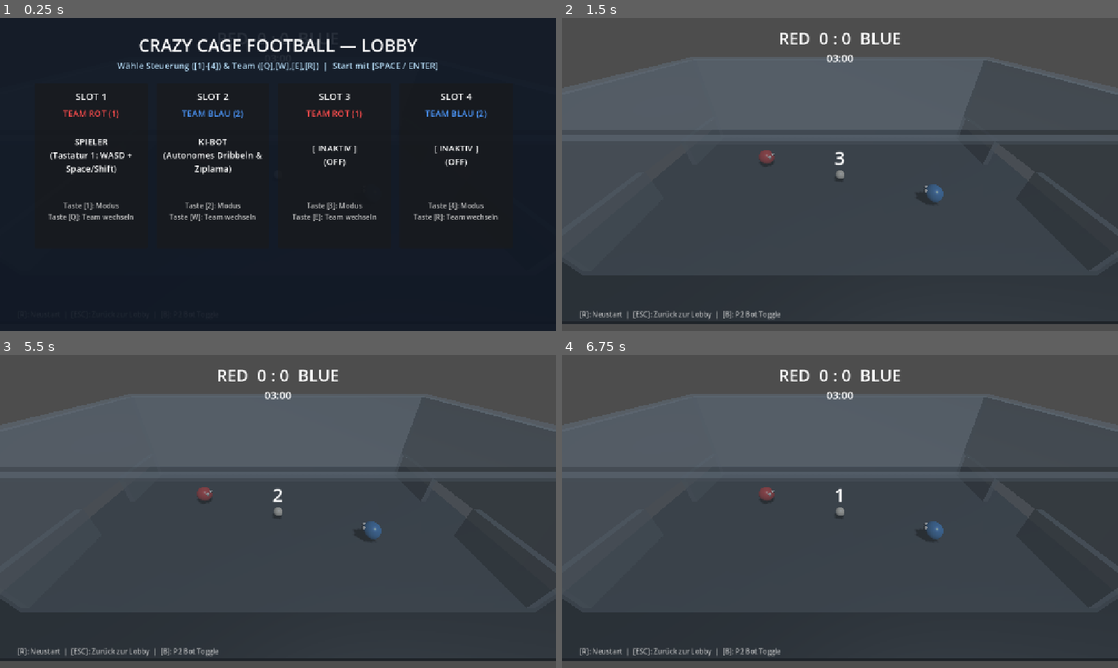
Above: before the commit, frames 1-4 (two rows, left to right).
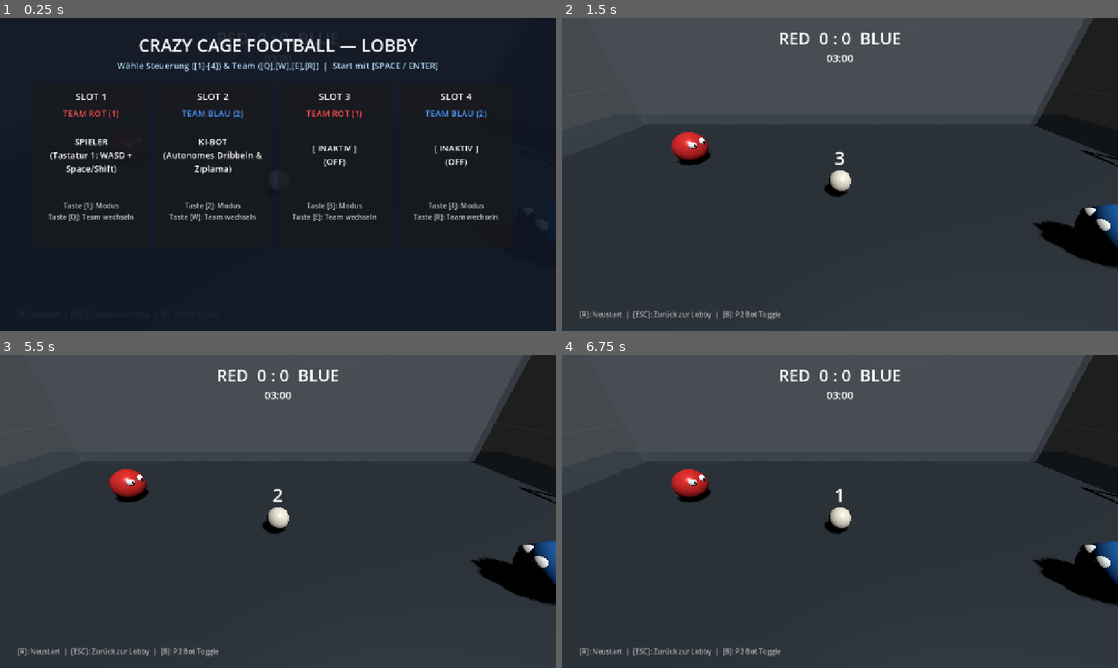
Above: after the commit, the same moments.

Repository: RobinNunkesser/gd-godot-crazy-cage-football
Game: Godot game, scene res://scenes/main.tscn
Two runs of this game, one before a commit and one after it. Both use one fixed random seed, a clock stepped at 60 frames per second and the inputs below.
Inputs:
- Up to frame 1 (0.25 s): no input
- Up to frame 2 (1.5 s): tap Enter (p2_jump) at 0.5 s; hold D (p1_right) 0.53-1.28 s; tap Shift (p1_boost) at 0.6 s; tap Space (p1_jump) at 0.77 s; tap R (restart) at 1.25 s; hold S (p1_down) from 1.28 s (still down); tap Down (p2_down) at 1.35 s
- Up to frame 3 (5.5 s): tap Space (p1_jump) at 1.52, 3.02, 3.77, 4.52 s; tap R (restart) every 0.75 s from 2 to 4.25 s; release S (p1_down) at 2.03 s; hold D (p1_right) 2.03-2.78 s; hold Left (p2_left) 2.03-2.78 s; hold W (p1_up) 2.78-3.53 s; tap Right (p2_right) at 2.85 s; hold Up (p2_up) 3.53-4.28 s; hold A (p1_left) 3.53-5.03 s; tap 1 at 4.35 s; hold S (p1_down) from 5.03 s (still down); tap 2 at 5.1 s
- Up to frame 4 (6.75 s): release S (p1_down) at 5.78 s; hold D (p1_right) 5.78-6.53 s; tap 3 at 5.85 s; tap Space (p1_jump) at 6.02 s; hold W (p1_up) from 6.53 s (still down); tap 4 at 6.6 s

The runs differ from the first frame. In frame 2, 23% of the frame differs, in the area x 0-100%, y 0-100%; in frame 3, 23%; in frame 4, 23%.

Commit message:
fix(cage-football): camera inside cage, goal net enclosures, and seamless post-goal restart

Diff:
--- a/scenes/main.gd
+++ b/scenes/main.gd
@@ -76,7 +76,7 @@
 
 	var floor_col = CollisionShape3D.new()
 	var floor_box = BoxMesh.new()
-	floor_box.size = Vector3(CageConfig.CAGE_WIDTH_X + 4.0, 0.4, CageConfig.CAGE_DEPTH_Z + 4.0)
+	floor_box.size = Vector3(CageConfig.CAGE_WIDTH_X + CageConfig.GOAL_DEPTH * 2.0 + 4.0, 0.4, CageConfig.CAGE_DEPTH_Z + 4.0)
 	floor_col.shape = BoxShape3D.new()
 	floor_col.shape.size = floor_box.size
 	floor_body.add_child(floor_col)
@@ -145,7 +145,7 @@
 	camera.current = true
 	add_child(camera)
 
-func _build_wall(pos: Vector3, size: Vector3, wall_name: String) -> void:
+func _build_wall(pos: Vector3, size: Vector3, wall_name: String, custom_color: Color = Color(0.4, 0.45, 0.5, 0.6)) -> void:
 	var body = StaticBody3D.new()
 	body.name = wall_name
 	body.position = pos
@@ -161,7 +161,7 @@
 	box.size = size
 	mesh_inst.mesh = box
 	var mat = StandardMaterial3D.new()
-	mat.albedo_color = Color(0.4, 0.45, 0.5, 0.6)
+	mat.albedo_color = custom_color
 	mat.transparency = BaseMaterial3D.TRANSPARENCY_ALPHA
 	mat.roughness = 0.3
 	mesh_inst.material_override = mat
@@ -179,15 +179,33 @@
 	_build_wall(Vector3(x_pos, CageConfig.GOAL_HEIGHT * 0.5, z_offset), Vector3(CageConfig.WALL_THICKNESS, CageConfig.GOAL_HEIGHT, wing_z), wall_name + "_WingSouth")
 
 func _build_goal(side: int, scoring_team: int) -> void:
-	var x_pos = side * (CageConfig.CAGE_WIDTH_X * 0.5 + CageConfig.GOAL_DEPTH * 0.5)
-
+	var goal_center_x = side * (CageConfig.CAGE_WIDTH_X * 0.5 + CageConfig.GOAL_DEPTH * 0.5)
+	var goal_back_x = side * (CageConfig.CAGE_WIDTH_X * 0.5 + CageConfig.GOAL_DEPTH + CageConfig.WALL_THICKNESS * 0.5)
+	var prefix = "LeftGoal" if side < 0 else "RightGoal"
+	var net_color = Color(0.2, 0.45, 0.85, 0.5) if side < 0 else Color(0.85, 0.25, 0.2, 0.5)
+
+	# 1. Solide Rückwand des Tors (StaticBody3D verhindert Herausfallen!)
+	_build_wall(Vector3(goal_back_x, CageConfig.GOAL_HEIGHT * 0.5, 0), Vector3(CageConfig.WALL_THICKNESS, CageConfig.GOAL_HEIGHT, CageConfig.GOAL_WIDTH + CageConfig.WALL_THICKNESS * 2.0), prefix + "_BackNet", net_color)
+
+	# 2. Solide Seitenwände des Tors (Nord & Süd)
+	var z_offset = (CageConfig.GOAL_WIDTH + CageConfig.WALL_THICKNESS) * 0.5
+	_build_wall(Vector3(goal_center_x, CageConfig.GOAL_HEIGHT * 0.5, -z_offset), Vector3(CageConfig.GOAL_DEPTH, CageConfig.GOAL_HEIGHT, CageConfig.WALL_THICKNESS), prefix + "_SideNetNorth", net_color)
+	_build_wall(Vector3(goal_center_x, CageConfig.GOAL_HEIGHT * 0.5, z_offset), Vector3(CageConfig.GOAL_DEPTH, CageConfig.GOAL_HEIGHT, CageConfig.WALL_THICKNESS), prefix + "_SideNetSouth", net_color)
+
+	# 3. Solides Tordach
+	_build_wall(Vector3(goal_center_x, CageConfig.GOAL_HEIGHT + CageConfig.WALL_THICKNESS * 0.5, 0), Vector3(CageConfig.GOAL_DEPTH, CageConfig.WALL_THICKNESS, CageConfig.GOAL_WIDTH + CageConfig.WALL_THICKNESS * 2.0), prefix + "_RoofNet", net_color)
+
+	# 4. Optische Torpfosten & Querlatte
+	_build_goal_posts(side)
+
+	# 5. Torbereich Trigger Area
 	var area = Area3D.new()
 	area.name = "GoalArea_Team%d" % scoring_team
-	area.position = Vector3(x_pos, CageConfig.GOAL_HEIGHT * 0.5, 0)
+	area.position = Vector3(goal_center_x, CageConfig.GOAL_HEIGHT * 0.5, 0)
 
 	var col = CollisionShape3D.new()
 	var shape = BoxShape3D.new()
-	shape.size = Vector3(CageConfig.GOAL_DEPTH, CageConfig.GOAL_HEIGHT, CageConfig.GOAL_WIDTH)
+	shape.size = Vector3(CageConfig.GOAL_DEPTH * 0.9, CageConfig.GOAL_HEIGHT * 0.9, CageConfig.GOAL_WIDTH * 0.9)
 	col.shape = shape
 	area.add_child(col)
 
@@ -198,6 +216,49 @@
 			state_manager.trigger_goal(scoring_team)
 	)
 	add_child(area)
+
+func _build_goal_posts(side: int) -> void:
+	var post_mat = StandardMaterial3D.new()
+	post_mat.albedo_color = Color(0.95, 0.95, 0.95)
+	post_mat.roughness = 0.2
+	post_mat.metallic = 0.8
+
+	var x_pos = side * CageConfig.CAGE_WIDTH_X * 0.5
+	var post_radius = 0.08
+
+	# Nord-Pfosten
+	var post_n = MeshInstance3D.new()
+	var cyl_n = CylinderMesh.new()
+	cyl_n.top_radius = post_radius
+	cyl_n.bottom_radius = post_radius
+	cyl_n.height = CageConfig.GOAL_HEIGHT
+	post_n.mesh = cyl_n
+	post_n.material_override = post_mat
+	post_n.position = Vector3(x_pos, CageConfig.GOAL_HEIGHT * 0.5, -CageConfig.GOAL_WIDTH * 0.5)
+	add_child(post_n)
+
+	# Süd-Pfosten
+	var post_s = MeshInstance3D.new()
+	var cyl_s = CylinderMesh.new()
+	cyl_s.top_radius = post_radius
+	cyl_s.bottom_radius = post_radius
+	cyl_s.height = CageConfig.GOAL_HEIGHT
+	post_s.mesh = cyl_s
+	post_s.material_override = post_mat
+	post_s.position = Vector3(x_pos, CageConfig.GOAL_HEIGHT * 0.5, CageConfig.GOAL_WIDTH * 0.5)
+	add_child(post_s)
+
+	# Querlatte
+	var crossbar = MeshInstance3D.new()
+	var cyl_c = CylinderMesh.new()
+	cyl_c.top_radius = post_radius
+	cyl_c.bottom_radius = post_radius
+	cyl_c.height = CageConfig.GOAL_WIDTH
+	crossbar.mesh = cyl_c
+	crossbar.material_override = post_mat
+	crossbar.position = Vector3(x_pos, CageConfig.GOAL_HEIGHT, 0)
+	crossbar.rotation_degrees = Vector3(90, 0, 0)
+	add_child(crossbar)
 
 func _build_ui() -> void:
 	var canvas = CanvasLayer.new()
@@ -504,7 +565,14 @@
 				ball.freeze = false
 		CageStateManager.MatchState.GOAL_SCORED, CageStateManager.MatchState.CELEBRATION:
 			ui_banner_label.visible = true
-			ui_banner_label.text = "⚽ GOOOOAL! ⚽"
+			if state_manager.last_scoring_team == 1:
+				ui_banner_label.text = "⚽ GOOOOAL TEAM RED! ⚽"
+			elif state_manager.last_scoring_team == 2:
+				ui_banner_label.text = "⚽ GOOOOAL TEAM BLUE! ⚽"
+			else:
+				ui_banner_label.text = "⚽ GOOOOAL! ⚽"
+			if ball:
+				ball.linear_velocity *= 0.2
 		CageStateManager.MatchState.RESET:
 			reset_positions()
 		CageStateManager.MatchState.MATCH_OVER:
--- a/scripts/ball.gd
+++ b/scripts/ball.gd
@@ -39,6 +39,11 @@
 		state.angular_velocity = Vector3.ZERO
 		_pending_teleport = false
 
+func _physics_process(_delta: float) -> void:
+	var cur_pos = global_position if is_inside_tree() else position
+	if cur_pos.y < -0.8 or absf(cur_pos.x) > (CageConfig.CAGE_WIDTH_X * 0.5 + CageConfig.GOAL_DEPTH + 1.5) or absf(cur_pos.z) > (CageConfig.CAGE_DEPTH_Z * 0.5 + 1.5):
+		reset_to_center()
+
 func _setup_visuals() -> void:
 	if not has_node("BallMesh"):
 		_mesh_instance = MeshInstance3D.new()
--- a/scripts/cage_camera.gd
+++ b/scripts/cage_camera.gd
@@ -7,23 +7,30 @@
 @export var player1_node: Node3D = null
 @export var player2_node: Node3D = null
 
+func _ready() -> void:
+	fov = 76.0
+	near = 0.05
+
 func _process(delta: float) -> void:
 	update_camera(delta)
 
 func update_camera(delta: float) -> void:
 	var target_x: float = 0.0
-	var target_y: float = 1.0
 	var target_z: float = 0.0
 
 	if is_instance_valid(ball_node):
 		var bpos = ball_node.global_position if (is_inside_tree() and ball_node.is_inside_tree()) else ball_node.position
-		target_x = clampf(bpos.x * 0.4, -CageConfig.CAGE_WIDTH_X * 0.25, CageConfig.CAGE_WIDTH_X * 0.25)
-		target_z = clampf(bpos.z * 0.3, -CageConfig.CAGE_DEPTH_Z * 0.2, CageConfig.CAGE_DEPTH_Z * 0.2)
+		target_x = clampf(bpos.x * 0.35, -CageConfig.CAGE_WIDTH_X * 0.22, CageConfig.CAGE_WIDTH_X * 0.22)
+		target_z = clampf(bpos.z * 0.2, -1.2, 0.8)
 
-	var desired_pos = Vector3(target_x, CageConfig.CAMERA_HEIGHT, CageConfig.CAMERA_OFFSET_Z + target_z)
+	# Strikt innerhalb der Käfig-Grenzen (-12..12, 0..7, -7..7)
+	var cam_x = clampf(target_x, -5.5, 5.5)
+	var cam_y = clampf(CageConfig.CAMERA_HEIGHT, 2.5, CageConfig.CAGE_HEIGHT_Y - 1.8)
+	var cam_z = clampf(CageConfig.CAMERA_OFFSET_Z + target_z, 3.8, CageConfig.CAGE_DEPTH_Z * 0.5 - 1.2)
+	var desired_pos = Vector3(cam_x, cam_y, cam_z)
 
 	if is_inside_tree():
 		global_position = global_position.lerp(desired_pos, delta * CageConfig.CAMERA_LERP_SPEED)
-		look_at(Vector3(target_x * 0.6, 0.5, target_z * 0.5), Vector3.UP)
+		look_at(Vector3(target_x * 0.65, 0.7, target_z * 0.35), Vector3.UP)
 	else:
 		position = position.lerp(desired_pos, delta * CageConfig.CAMERA_LERP_SPEED)
--- a/scripts/config.gd
+++ b/scripts/config.gd
@@ -37,10 +37,10 @@
 
 # Match-Regeln & Zeiten
 const MATCH_DURATION_SECONDS: float = 180.0 # 3 Minuten
-const CELEBRATION_DURATION: float = 2.5
-const KICKOFF_DELAY: float = 1.0
+const CELEBRATION_DURATION: float = 2.0
+const KICKOFF_DELAY: float = 2.0
 
-# Kamera (Dynamische Nahansicht)
-const CAMERA_HEIGHT: float = 9.5
-const CAMERA_OFFSET_Z: float = 12.0
+# Kamera (Im Käfig platziert für immersive Nahansicht)
+const CAMERA_HEIGHT: float = 4.0
+const CAMERA_OFFSET_Z: float = 5.2
 const CAMERA_LERP_SPEED: float = 4.5
--- a/scripts/player.gd
+++ b/scripts/player.gd
@@ -110,6 +110,13 @@
 			eye.add_child(pupil)
 
 func _physics_process(delta: float) -> void:
+	# Sicherheits-Recovery falls Spieler aus dem Spielfeld fällt
+	var cur_pos = global_position if is_inside_tree() else position
+	if cur_pos.y < -0.8 or absf(cur_pos.x) > (CageConfig.CAGE_WIDTH_X * 0.5 + CageConfig.GOAL_DEPTH + 1.5) or absf(cur_pos.z) > (CageConfig.CAGE_DEPTH_Z * 0.5 + 1.5):
+		var safe_x = -4.0 if team_id == 1 else 4.0
+		reset_to(Vector3(safe_x, CageConfig.PLAYER_RADIUS, 0.0))
+		return
+
 	if boost_cooldown > 0.0:
 		boost_cooldown -= delta
 
--- a/scripts/state_manager.gd
+++ b/scripts/state_manager.gd
@@ -28,13 +28,17 @@
 var warmup_timer: float = 3.0
 var scores: Dictionary = {1: 0, 2: 0} # Team 1 = Rot (links), Team 2 = Blau (rechts)
 
+var last_scoring_team: int = 0
+
 func enter_lobby() -> void:
 	scores = {1: 0, 2: 0}
+	last_scoring_team = 0
 	current_state = MatchState.LOBBY
 	state_changed.emit(current_state)
 
 func start_match(duration: float = CageConfig.MATCH_DURATION_SECONDS) -> void:
 	scores = {1: 0, 2: 0}
+	last_scoring_team = 0
 	time_remaining = duration
 	celebration_timer = 0.0
 	warmup_timer = 3.0
@@ -48,7 +52,7 @@
 	start_match(duration)
 
 func start_play() -> void:
-	if current_state == MatchState.KICKOFF or current_state == MatchState.WARMUP:
+	if current_state == MatchState.KICKOFF or current_state == MatchState.WARMUP or current_state == MatchState.RESET:
 		current_state = MatchState.PLAYING
 		state_changed.emit(current_state)
 
@@ -77,7 +81,12 @@
 				current_state = MatchState.RESET
 				state_changed.emit(current_state)
 		MatchState.RESET:
-			current_state = MatchState.KICKOFF
+			warmup_timer = CageConfig.KICKOFF_DELAY
+			current_state = MatchState.WARMUP
+			state_changed.emit(current_state)
+		MatchState.KICKOFF:
+			warmup_timer = CageConfig.KICKOFF_DELAY
+			current_state = MatchState.WARMUP
 			state_changed.emit(current_state)
 		MatchState.MATCH_OVER:
 			pass
@@ -86,6 +95,7 @@
 	if current_state != MatchState.PLAYING:
 		return
 
+	last_scoring_team = scoring_team
 	if scores.has(scoring_team):
 		scores[scoring_team] += 1
 		score_updated.emit(scoring_team, scores[scoring_team])
--- a/test_gameplay.gd
+++ b/test_gameplay.gd
@@ -58,8 +58,11 @@
 	sm.update_logic(0.01)
 	assert(sm.current_state == CageStateManager.MatchState.KICKOFF or sm.current_state == CageStateManager.MatchState.WARMUP, "State should return to KICKOFF/WARMUP after reset")
 
+	# Automatischer Übergang von Warmup nach Kickoff zurück zu PLAYING
+	sm.update_logic(CageConfig.KICKOFF_DELAY + 0.1)
+	assert(sm.current_state == CageStateManager.MatchState.PLAYING, "State should resume to PLAYING automatically after goal warmup")
+
 	# Match-Ende testen
-	sm.start_play()
 	sm.update_logic(10.0)
 	assert(sm.current_state == CageStateManager.MatchState.MATCH_OVER, "State should be MATCH_OVER")
 	assert(sm.get_winner() == 1, "Team 1 should be the winner")
@@ -127,6 +130,8 @@
 
 	cam.update_camera(0.1)
 	assert(cam.position.y > 0.0, "Camera should have elevated height")
+	assert(cam.position.y < CageConfig.CAGE_HEIGHT_Y, "Camera MUST be inside cage vertically (< CAGE_HEIGHT_Y)")
+	assert(cam.position.z < CageConfig.CAGE_DEPTH_Z * 0.5, "Camera MUST be inside cage depth (< CAGE_DEPTH_Z / 2)")
 
 	cam.queue_free()
 	test_ball.queue_free()
@@ -144,6 +149,12 @@
 	assert(main_scene.ball != null, "Soccer ball should exist")
 	assert(main_scene.camera != null, "Cage camera should exist")
 	assert(main_scene.player2.is_bot, "Player 2 should default to AI bot for single-player")
+
+	# Tore müssen durch feste StaticBody3D-Wände geschlossen sein
+	assert(main_scene.has_node("LeftGoal_BackNet"), "Left goal back wall must exist")
+	assert(main_scene.has_node("RightGoal_BackNet"), "Right goal back wall must exist")
+	assert(main_scene.has_node("LeftGoal_RoofNet"), "Left goal roof must exist")
+	assert(main_scene.has_node("RightGoal_RoofNet"), "Right goal roof must exist")
 
 	# Bot Toggle testen
 	main_scene.toggle_p2_bot()
